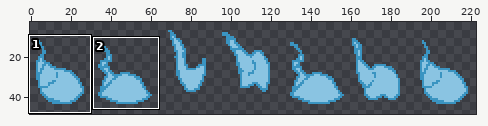
Two versions of one sprite sheet, Assets/Assets/SlimeCharacter/BazStuffCharacterBackRight.png. The first picture is a wide view before the edit; the outline marks the close-up.
Close-up. The starting point:
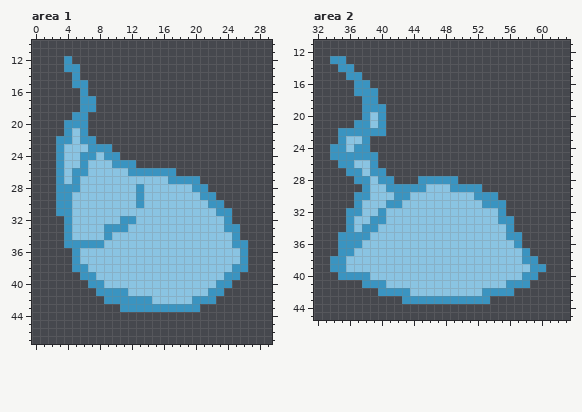
The file is 224x64 pixels. Shown: area 1: x 0..29, y 10..47; area 2: x 32..63, y 11..45. The wide view leaves out empty margins. The commit also changed other parts of the picture, which this record leaves out.
New version:
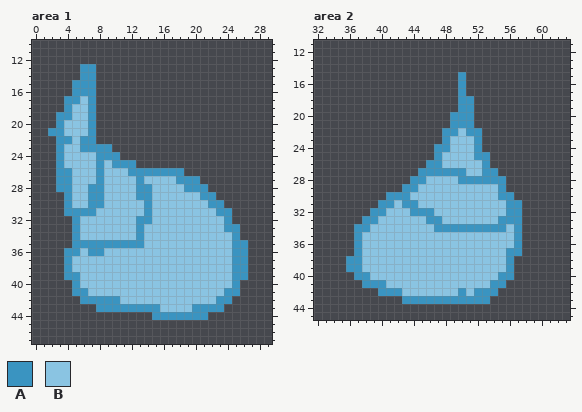
Palette (. is transparent): A #3a94c1  B #8ac4e2
Diff:
Area 1:
y 12: x 4 A -> .
y 13: x 4..7 AA.. -> ..AA
y 14: x 5..7 A.. -> .AA
y 15: x 7 . -> A
y 16: x 5 . -> A; x 7 . -> A
y 17: x 4..6 ..A -> AAB
y 18: x 4..6 ..A -> ABB
y 19: x 3..7 ..AA. -> AABBA
y 20: x 3..7 .AAA. -> ABBBA
y 21: x 2..4 ..A -> AAB; x 6..7 A. -> BA
y 23: x 6 B -> A
y 24: x 6..8 AAB -> BBA
y 25: x 6 A -> B; x 8 B -> A
y 26: x 4..6 BAA -> ABB; x 8 B -> A; x 18 . -> A
y 27: x 4..5 BA -> AB; x 8 B -> A; x 13 B -> A; x 17 A -> B
y 28: x 5 A -> B; x 7..8 BB -> AA; x 14 B -> A; x 19 B -> A
y 29: x 3 A -> .; x 7..8 BB -> AA; x 14 B -> A
y 30: x 3 A -> .; x 7..8 BB -> AA; x 13..14 AB -> BA
y 31: x 3 A -> .; x 5..7 BBB -> AAA; x 14 B -> A
y 32: x 4..5 AB -> .A; x 11..14 AABB -> BBAA
y 33: x 4..5 AB -> .A; x 9..11 AAA -> BBB; x 13 B -> A
y 34: x 4..5 AB -> .A; x 9 A -> B; x 13 B -> A
y 35: x 4 A -> .; x 9..13 BBBBB -> AAAAA
y 36: x 4 . -> A; x 7..8 BB -> AA; x 25 B -> A
y 37: x 4..5 .A -> AB; x 25 B -> A
y 38: x 4..6 .AA -> ABB
y 39: x 4..7 ..AA -> AABB; x 24 A -> B; x 26 . -> A
y 40: x 5..8 ..AA -> ABBB; x 23..25 AA. -> BBA
y 41: x 5..11 ...AAAA -> AABBBBB; x 22..25 AA.. -> BBAA
y 42: x 6..8 ... -> AAA; x 11..14 AAAA -> BBBB; x 20..24 AAA.. -> BBBAA
y 43: x 8..10 ... -> AAA; x 16..19 AAAA -> BBBB; x 21..23 ... -> AAA
y 44: x 15..21 ....... -> AAAAAAA
Area 2:
y 13: x 34..35 AA -> ..
y 14: x 35..36 AA -> ..
y 15: x 36..37 AA -> ..; x 50 . -> A
y 16: x 37..38 AA -> ..; x 50 . -> A
y 17: x 37..39 AAA -> ...; x 50 . -> A
y 18: x 38..39 AA -> ..; x 50..51 .. -> AA
y 19: x 38..40 AAA -> ...; x 50..51 .. -> AA
y 20: x 38..40 ABA -> ...; x 49..51 ... -> AAA
y 21: x 37..40 AABA -> ....; x 49..51 ... -> AAA
y 22: x 35..40 AAAAAA -> ......; x 48..52 ..... -> AABAA
y 23: x 35..38 ABBA -> ....; x 48..52 ..... -> ABBBA
y 24: x 34..38 AABAA -> .....; x 47..52 ...... -> AABBBA
y 25: x 34..39 AAAAAA -> ......; x 47..53 ....... -> ABBBBAA
y 26: x 35..39 AABBA -> .....; x 46..53 ........ -> AABBBBBA
y 27: x 36..40 AABAA -> .....; x 45..54 .......... -> AAAAAABBAA
y 28: x 37..41 AABAA -> .....; x 44 . -> A; x 46..55 AAAA...... -> BBBBAAAAAA
y 29: x 38..42 ABBAA -> .....; x 45 A -> B; x 49..55 AAAA... -> BBBBBBA
y 30: x 37..41 AABBB -> ....A; x 52..56 AAA.. -> BBBAA
y 31: x 37..40 ABBB -> ...A; x 42..44 ABB -> BAA; x 53..57 AAA.. -> BBBAA
y 32: x 36..39 AABB -> ...A; x 44..46 BBB -> AAA; x 55..57 A.. -> BAA
y 33: x 36..38 ABB -> ..A; x 40 A -> B; x 46..47 BB -> AA; x 57 . -> A
y 34: x 36..37 AB -> .A; x 39 A -> B; x 47..57 BBBBBBBBBA. -> AAAAAAAAABA
y 35: x 35..36 AA -> ..; x 38 A -> B; x 56 A -> B
y 36: x 35..36 AA -> ..
y 37: x 35..37 AAB -> ..A; x 56..58 BBA -> AA.
y 38: x 34..37 AABB -> ..AA; x 56..59 BBAA -> A...
y 39: x 34..37 AABB -> ..AA; x 56..60 BBBAA -> A....
y 40: x 35..36 AA -> ..; x 55..59 BBBAA -> AA...
y 41: x 54..58 BBAAA -> AA...
y 42: x 43 A -> B; x 50 B -> A; x 52 B -> A; x 55..56 AA -> ..
